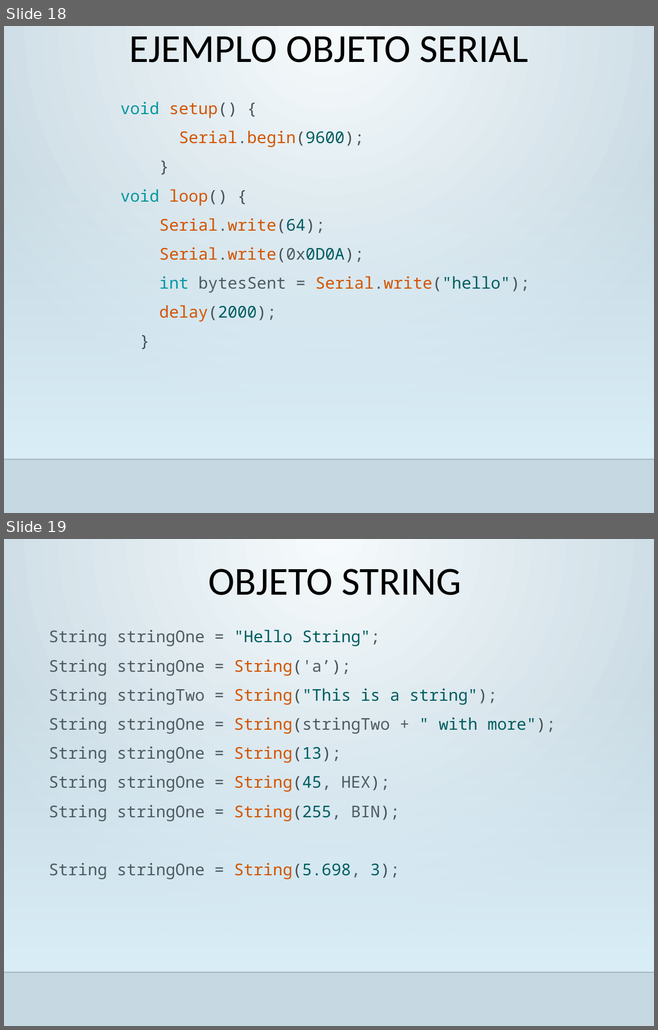
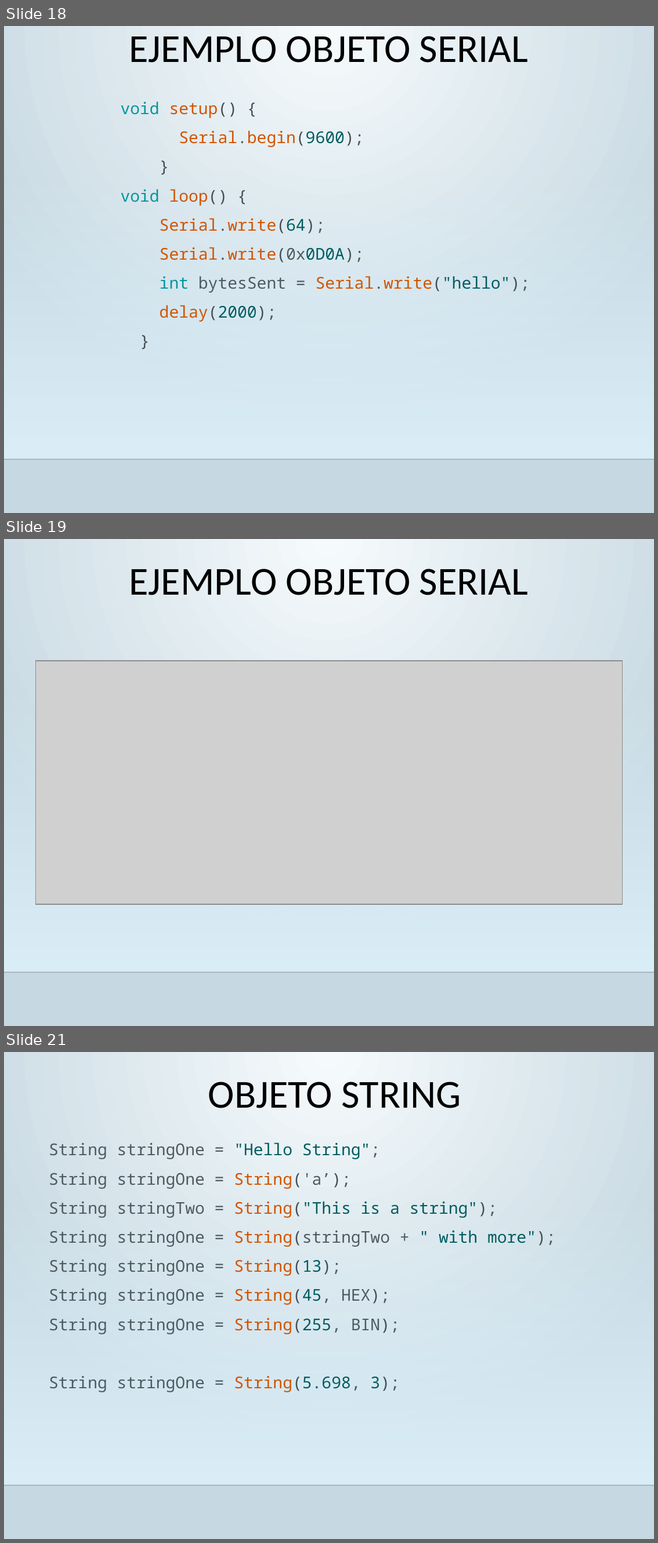
Before and after one commit to eduvel/cursoarduino, a slide deck: Presentaciones/Intro Arduino - 2024 - 3.pptx. Shown one above the other, each under a label of ours: slides 18 and 19 before the commit, slides 18, 19 and 21 after it; the slides between them are not shown. The pictures are 658x1030 and 658x1543 pixels, drawn with LibreOffice and Linux fonts; fonts in the diff are those of the drawing; grey boxes stand for pictures; background and template pictures are left out. Boxes give left, top, right and bottom in pixels: in the first picture for what was removed or moved away, otherwise in the second. Text is boxed around its words. In the diff, an @@ line names an element or a change of style, - is before the commit and + after.

```diff
--- a/Presentaciones/Intro Arduino - 2024 - 3.pptx
+++ b/Presentaciones/Intro Arduino - 2024 - 3.pptx
@@ slide 19 added at <box>4,539,654,1026</box>, background gradient #F6FBFD to #C7D9E2; not listed: 2 template elements that a slide beside it also shows @@
@@ title added at <box>129,569,528,595</box>, 44 pt, text #000000 @@
+EJEMPLO OBJETO SERIAL
@@ picture added at <box>36,660,622,904</box> @@
@@ what was slide 19 is now slide 21 @@
```
Also in this commit, not shown: 1 other slide added, 1 other file.
